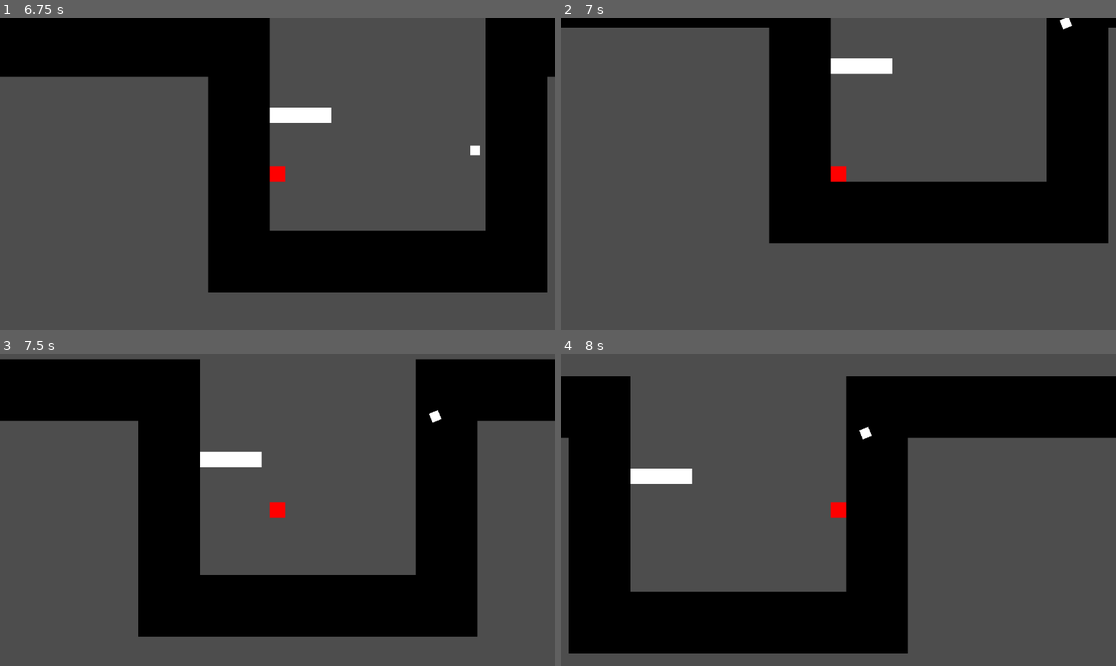
Above: before the commit, frames 1-4 (two rows, left to right).
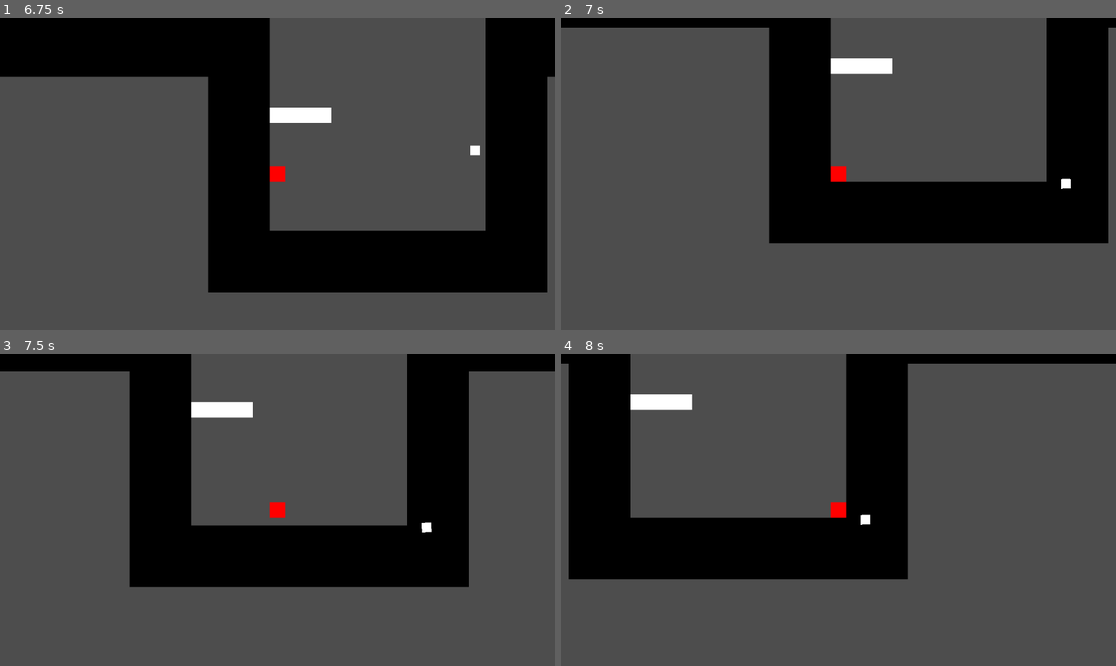
Above: after the commit, the same moments.

Repository: Lukko-Digital/upwell
Game: Godot game, scene res://src/main.tscn
The game is run twice, just before and just after one commit, with the same random seed, the same clock (stepped at 60 frames per second) and the same inputs.
Inputs (mouse positions are in pixels of both pictures, inside the frame that each line leads up to):
- Up to frame 1 (6.75 s): tap Enter at 0.5 s; move the mouse to (399, 158) at 0.52 s; hold Right mouse button (attract) 0.53-1.28 s; hold D (right) 0.53-2.03 s; tap Space (jump) at 0.77, 1.52, 3.02, 3.77, 4.52, 6.02 s; move the mouse to (166, 189) at 1.27 s; tap E (recall) at 1.35, 5.85 s; move the mouse to (333, 105) at 2.02 s; press the mouse at (333, 105) at 2.03 s; hold A (left) 2.03-2.78 s; move the mouse to (249, 236) at 2.77 s; release the mouse at (249, 236) at 2.78 s; hold D (right) 2.78-4.28 s; right-click (249, 236) at 2.85 s; move the mouse to (444, 220) at 3.52 s; hold E (recall) 3.53-4.28 s; move the mouse to (111, 127) at 4.27 s; hold A (left) 4.28-5.03 s; click (111, 127) at 4.35 s; move the mouse to (305, 174) at 5.02 s; hold D (right) 5.03-5.78 s; hold Right mouse button (attract) 5.03-5.78 s; move the mouse to (194, 96) at 5.77 s; hold A (left) from 5.78 s (still down); move the mouse to (399, 158) at 6.52 s; press the mouse at (399, 158) at 6.53 s
- Up to frame 2 (7 s): keep holding A (left); tap Space (jump) at 6.77 s
- Up to frame 3 (7.5 s): tap Space (jump) at 7.25 s; move the mouse to (166, 525) at 7.27 s; release A (left) at 7.28 s; release the mouse at (166, 525) at 7.28 s; hold D (right) from 7.28 s (still down); right-click (166, 525) at 7.35 s
- Up to frame 4 (8 s): keep holding D (right); tap Space (jump) at 7.52 s

Frame 1 is identical in both runs. In frame 2, 0.1% of the frame differs, in the area x 89-93%, y 0-55%; in frame 3, 28%; in frame 4, 33%, in the area x 0-100%, y 0-96%.

Commit message:
new main test level

Diff:
--- a/src/main.tscn
+++ b/src/main.tscn
@@ -24,7 +24,7 @@
 [node name="TileMap" type="TileMap" parent="."]
 tile_set = SubResource("TileSet_002di")
 format = 2
-layer_0/tile_data = PackedInt32Array(65532, 0, 0, 65533, 0,  …(33122 unchanged characters)… 22, 0, 0, -3604386, 0, 0, -3538850, 0, 0)
+layer_0/tile_data = PackedInt32Array(65532, 0, 0, 65533, 0,  …(33122 unchanged characters)… 22, 0, 0, -3604386, 0, 0, -3538850, 0, 0, -1769401, 0, 0)
 
 [node name="Player" parent="TileMap" instance=ExtResource("2_owwjj")]
 position = Vector2(-171, -21)
